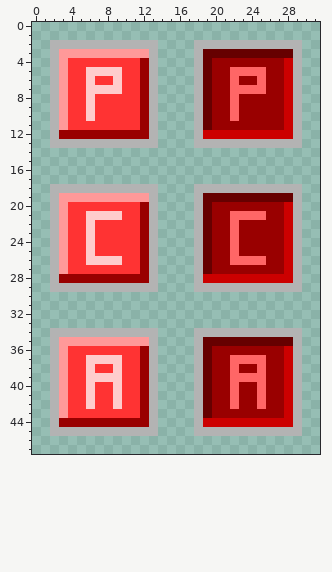
Two states of a pixel-art sprite, assets/button.png. Above, as it was before the edit.
The file is 128x192 pixels, drawn in blocks of 4x4; one block is one cell here.
Now the later version:
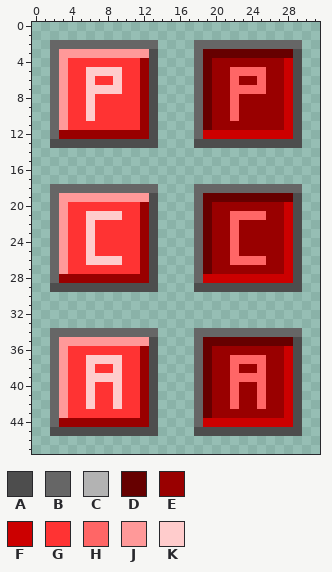
Palette (. is transparent): A #4d4d4d  B #666666  C #b3b3b3  D #660000  E #990000  F #cc0000  G #ff3333  H #ff6666  J #ff9999  K #ffcccc
Changes in this commit:
@@ x 0..31 @@
  1 ................................
- 2 ..CCCCCCCCCCCC....CCCCCCCCCCCC..
- 3 ..CJJJJJJJJJJC....CDDDDDDDDDDC..
- 4 ..CJGGGGGGGGEC....CDEEEEEEEEFC..
- 5 ..CJGGKKKKGGEC....CDEEHHHHEEFC..
- 6 ..CJGGKGGKGGEC....CDEEHEEHEEFC..
- 7 ..CJGGKKKKGGEC....CDEEHHHHEEFC..
- 8 ..CJGGKGGGGGEC....CDEEHEEEEEFC..
- 9 ..CJGGKGGGGGEC....CDEEHEEEEEFC..
-10 ..CJGGKGGGGGEC....CDEEHEEEEEFC..
-11 ..CJGGGGGGGGEC....CDEEEEEEEEFC..
-12 ..CEEEEEEEEEEC....CFFFFFFFFFFC..
-13 ..CCCCCCCCCCCC....CCCCCCCCCCCC..
+ 2 ..BBBBBBBBBBBB....BBBBBBBBBBBB..
+ 3 ..BJJJJJJJJJJA....BDDDDDDDDDDA..
+ 4 ..BJGGGGGGGGEA....BDEEEEEEEEFA..
+ 5 ..BJGGKKKKGGEA....BDEEHHHHEEFA..
+ 6 ..BJGGKGGKGGEA....BDEEHEEHEEFA..
+ 7 ..BJGGKKKKGGEA....BDEEHHHHEEFA..
+ 8 ..BJGGKGGGGGEA....BDEEHEEEEEFA..
+ 9 ..BJGGKGGGGGEA....BDEEHEEEEEFA..
+10 ..BJGGKGGGGGEA....BDEEHEEEEEFA..
+11 ..BJGGGGGGGGEA....BDEEEEEEEEFA..
+12 ..BEEEEEEEEEEA....BFFFFFFFFFFA..
+13 ..AAAAAAAAAAAA....AAAAAAAAAAAA..
 14 ................................
@@ x 0..31 @@
 17 ................................
-18 ..CCCCCCCCCCCC....CCCCCCCCCCCC..
-19 ..CJJJJJJJJJJC....CDDDDDDDDDDC..
-20 ..CJGGGGGGGGEC....CDEEEEEEEEFC..
-21 ..CJGGKKKKGGEC....CDEEHHHHEEFC..
-22 ..CJGGKGGGGGEC....CDEEHEEEEEFC..
-23 ..CJGGKGGGGGEC....CDEEHEEEEEFC..
-24 ..CJGGKGGGGGEC....CDEEHEEEEEFC..
-25 ..CJGGKGGGGGEC....CDEEHEEEEEFC..
-26 ..CJGGKKKKGGEC....CDEEHHHHEEFC..
-27 ..CJGGGGGGGGEC....CDEEEEEEEEFC..
-28 ..CEEEEEEEEEEC....CFFFFFFFFFFC..
-29 ..CCCCCCCCCCCC....CCCCCCCCCCCC..
+18 ..BBBBBBBBBBBB....BBBBBBBBBBBB..
+19 ..BJJJJJJJJJJA....BDDDDDDDDDDA..
+20 ..BJGGGGGGGGEA....BDEEEEEEEEFA..
+21 ..BJGGKKKKGGEA....BDEEHHHHEEFA..
+22 ..BJGGKGGGGGEA....BDEEHEEEEEFA..
+23 ..BJGGKGGGGGEA....BDEEHEEEEEFA..
+24 ..BJGGKGGGGGEA....BDEEHEEEEEFA..
+25 ..BJGGKGGGGGEA....BDEEHEEEEEFA..
+26 ..BJGGKKKKGGEA....BDEEHHHHEEFA..
+27 ..BJGGGGGGGGEA....BDEEEEEEEEFA..
+28 ..BEEEEEEEEEEA....BFFFFFFFFFFA..
+29 ..AAAAAAAAAAAA....AAAAAAAAAAAA..
 30 ................................
@@ x 0..31 @@
 33 ................................
-34 ..CCCCCCCCCCCC....CCCCCCCCCCCC..
-35 ..CJJJJJJJJJJC....CDDDDDDDDDDC..
-36 ..CJGGGGGGGGEC....CDEEEEEEEEFC..
-37 ..CJGGKKKKGGEC....CDEEHHHHEEFC..
-38 ..CJGGKGGKGGEC....CDEEHEEHEEFC..
-39 ..CJGGKKKKGGEC....CDEEHHHHEEFC..
-40 ..CJGGKGGKGGEC....CDEEHEEHEEFC..
-41 ..CJGGKGGKGGEC....CDEEHEEHEEFC..
-42 ..CJGGKGGKGGEC....CDEEHEEHEEFC..
-43 ..CJGGGGGGGGEC....CDEEEEEEEEFC..
-44 ..CEEEEEEEEEEC....CFFFFFFFFFFC..
-45 ..CCCCCCCCCCCC....CCCCCCCCCCCC..
+34 ..BBBBBBBBBBBB....BBBBBBBBBBBB..
+35 ..BJJJJJJJJJJA....BDDDDDDDDDDA..
+36 ..BJGGGGGGGGEA....BDEEEEEEEEFA..
+37 ..BJGGKKKKGGEA....BDEEHHHHEEFA..
+38 ..BJGGKGGKGGEA....BDEEHEEHEEFA..
+39 ..BJGGKKKKGGEA....BDEEHHHHEEFA..
+40 ..BJGGKGGKGGEA....BDEEHEEHEEFA..
+41 ..BJGGKGGKGGEA....BDEEHEEHEEFA..
+42 ..BJGGKGGKGGEA....BDEEHEEHEEFA..
+43 ..BJGGGGGGGGEA....BDEEEEEEEEFA..
+44 ..BEEEEEEEEEEA....BFFFFFFFFFFA..
+45 ..AAAAAAAAAAAA....AAAAAAAAAAAA..
 46 ................................
